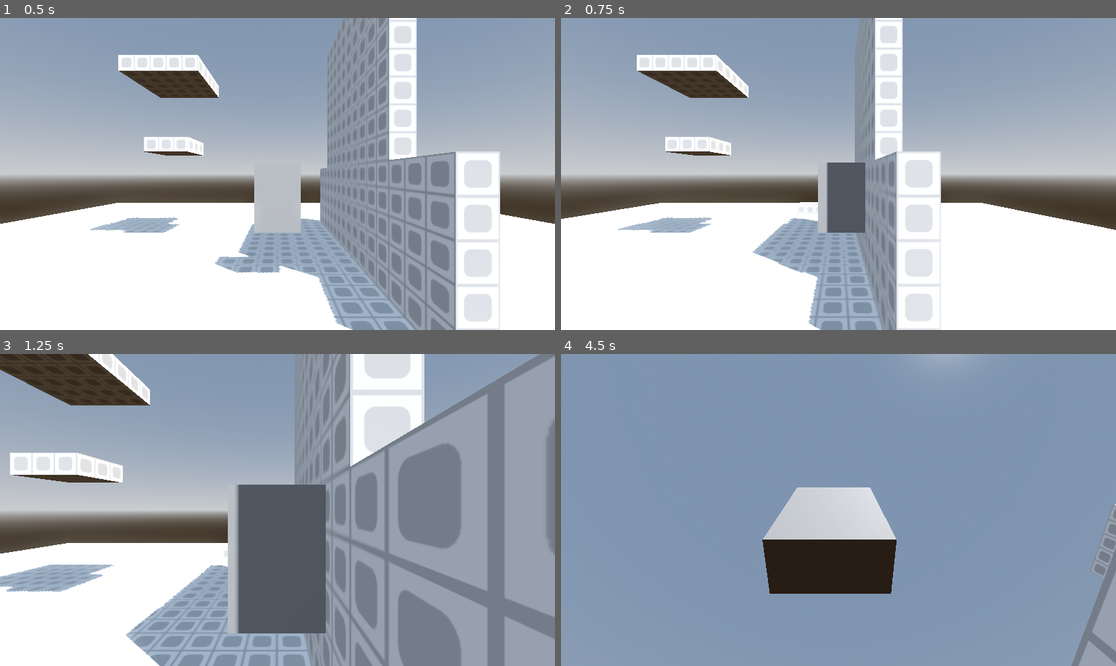
Above: before the commit, frames 1-4 (two rows, left to right).
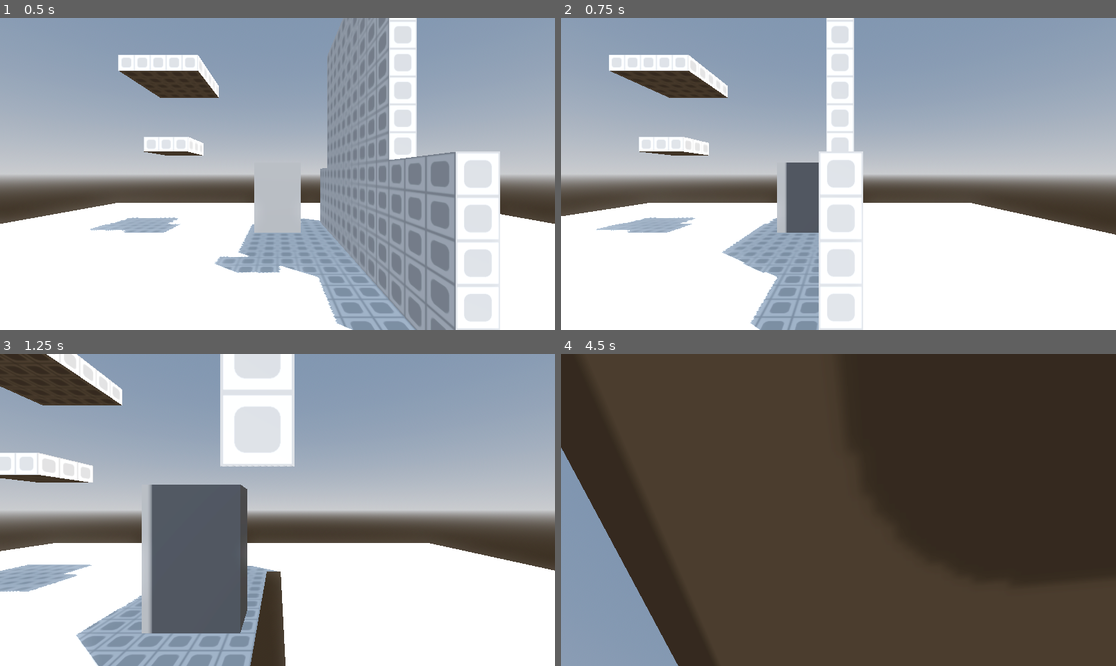
Above: after the commit, the same moments.

Repository: Natelytle/jomolith
Game: Godot game, scene res://Scenes/main.tscn
The game is run twice, just before and just after one commit, with the same random seed, the same clock (stepped at 60 frames per second) and the same inputs.
Inputs (mouse positions are in pixels of both pictures, inside the frame that each line leads up to):
- Up to frame 1 (0.5 s): no input
- Up to frame 2 (0.75 s): move the mouse to (960, 158) at 0.52 s; hold D (right) from 0.53 s (still down); tap Shift (shift_lock) at 0.6 s
- Up to frame 3 (1.25 s): keep holding D (right); tap Space (jump) at 0.77 s; tap Mouse wheel up (zoom_in) at 0.8 s
- Up to frame 4 (4.5 s): move the mouse to (727, 525) at 1.27 s; release D (right) at 1.28 s; hold S (backward) 1.28-2.03 s; tap Mouse wheel up (zoom_in) at 1.35, 3.05, 4.35 s; tap Space (jump) at 1.52, 3.02, 3.77 s; tap Mouse wheel down (zoom_out) at 1.55, 2.1, 3.8 s; move the mouse to (849, 503) at 2.02 s; hold W (forward) 2.03-3.53 s; tap Shift (shift_lock) at 2.3, 3.6 s; move the mouse to (832, 516) at 2.77 s; right-click (832, 516) at 2.85 s; move the mouse to (1005, 556) at 3.52 s; hold A (left) from 3.53 s (still down); move the mouse to (672, 463) at 4.27 s

Frame 1 is identical in both runs. In frame 2, 23% of the frame differs, in the area x 0-100%, y 0-100%; in frame 3, 61%; in frame 4, 93%.

Commit message:
Implement shift lock camera

Diff:
--- a/Scripts/player.gd
+++ b/Scripts/player.gd
@@ -3,6 +3,7 @@
 @onready var baseNode: Node3D = $".."
 @onready var camera: Node3D = $"../PlayerCameraPivot"
 @onready var hitboxLegs: Node3D = $"PlayerLegs"
+@onready var cameraAnchor: Node3D = $"CameraAnchor"
 
 # movement
 const MAX_SPEED = 16
@@ -15,7 +16,9 @@
 var currentSpeed = 0
 var coyoteTimeTimer = 0
 
-# mouse
+# camera
+const SHIFTLOCK_OFFSET = 1.75
+
 var mouse_locked = false
 var shift_lock = false
 @export var mouse_sensitivity: float = 0.4
@@ -32,6 +35,11 @@
 	if event.is_action("shift_lock") and event.is_pressed():
 		shift_lock = !shift_lock
 		mouse_locked = shift_lock || camera.first_person
+
+		if shift_lock:
+			camera.set_horizontal_offset(SHIFTLOCK_OFFSET)
+		else:
+			camera.set_horizontal_offset(0)
 
 	if event is InputEventMouseMotion:
 		var mouseEvent = event as InputEventMouseMotion
--- a/Scripts/player_camera.gd
+++ b/Scripts/player_camera.gd
@@ -4,7 +4,8 @@
 const MIN_ZOOM = 1
 var first_person = false
 
-@onready var playerCamera := $PlayerCamera
+@onready var springArm: SpringArm3D = $"PlayerCamera"
+@onready var camera: Camera3D = $"Camera3D"
 
 func move(event: InputEventMouseMotion, mouse_sensitivity: float) -> void:
 	rotation.y -= deg_to_rad(event.relative.x * mouse_sensitivity)
@@ -12,21 +13,25 @@
 	rotation.x = clamp(rotation.x, deg_to_rad(-80), deg_to_rad(80))
 
 func zoom_in() -> void:
-	if (playerCamera.spring_length > MIN_ZOOM):
-		playerCamera.spring_length -= ZOOM_STEPS
-		playerCamera.spring_length = max(playerCamera.spring_length, MIN_ZOOM)
+	if (springArm.spring_length > MIN_ZOOM):
+		springArm.spring_length -= ZOOM_STEPS
+		springArm.spring_length = max(springArm.spring_length, MIN_ZOOM)
 	else:
-		playerCamera.spring_length -= MIN_ZOOM
-		playerCamera.spring_length = max(playerCamera.spring_length, 0)
+		springArm.spring_length -= MIN_ZOOM
+		springArm.spring_length = max(springArm.spring_length, 0)
 		first_person = true
 
 func zoom_out() -> void:
 	if first_person:
-		playerCamera.spring_length += MIN_ZOOM
+		springArm.spring_length += MIN_ZOOM
 		first_person = false
 	else:
-		playerCamera.spring_length += ZOOM_STEPS
-		playerCamera.spring_length = min(playerCamera.spring_length, 400)
+		springArm.spring_length += ZOOM_STEPS
+		springArm.spring_length = min(springArm.spring_length, 400)
+
+func set_horizontal_offset(amount: float):
+	camera.h_offset = amount
+
 
 func _process(_delta: float) -> void:
 	global_position = $"../PlayerCenter/CameraAnchor".global_position
